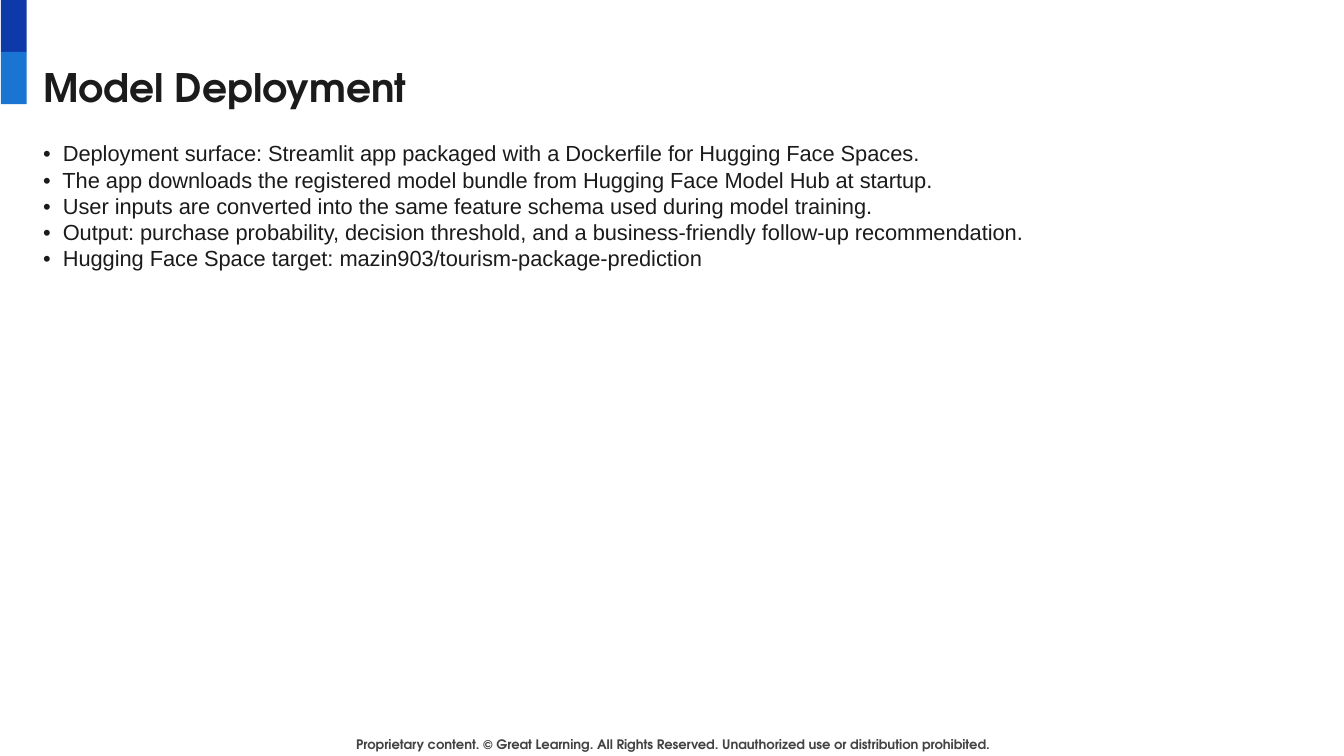
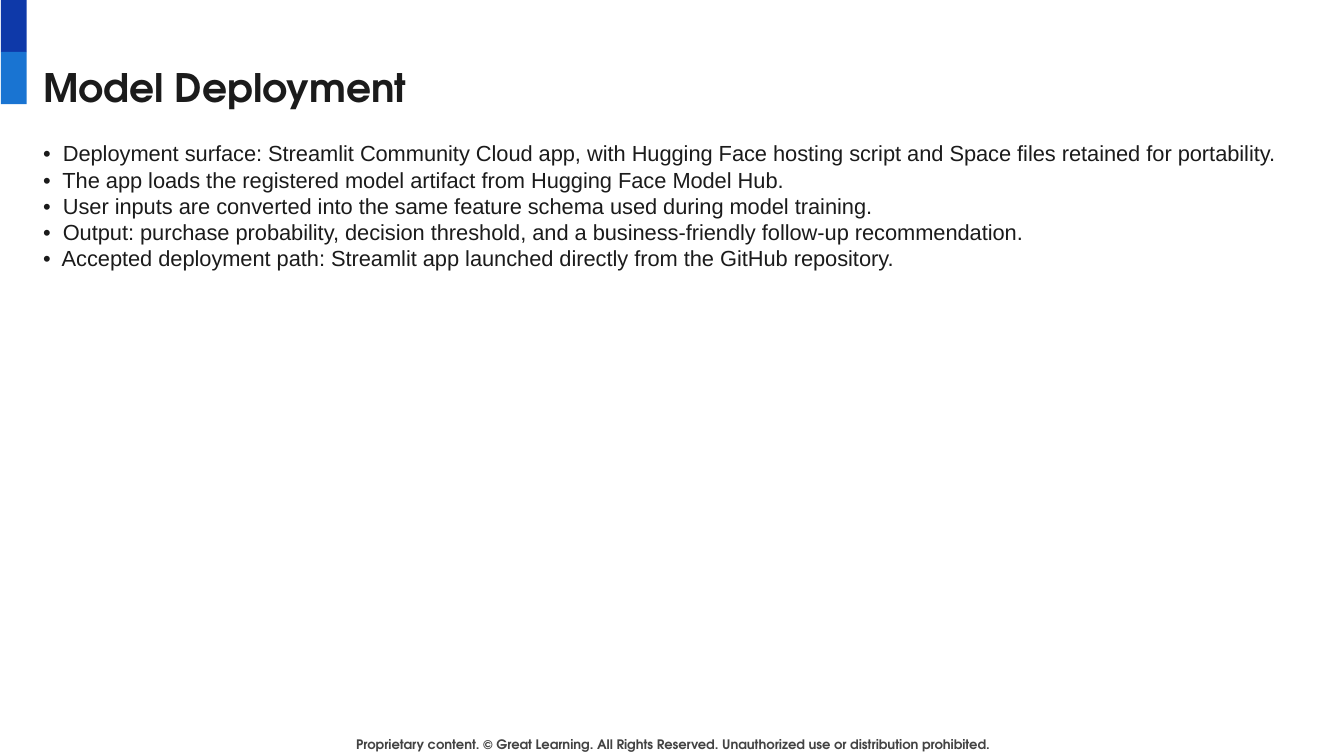
Before and after one commit to mazin903/MLOps-pipeline-on-GitHub, a slide deck: slide 10 of outputs/Tourism_Package_Prediction_MLOps_Presentation.pptx. Drawn at 1344x756 pixels with LibreOffice and Linux fonts; fonts in the diff are those of the drawing; background and template pictures are left out. Boxes give left, top, right and bottom in pixels: in the first picture for what was removed or moved away, otherwise in the second. Text is boxed around its words. In the diff, an @@ line names an element or a change of style, - is before the commit and + after.

Commit message:
Add free deployment path for project app

```diff
--- a/outputs/Tourism_Package_Prediction_MLOps_Presentation.pptx
+++ b/outputs/Tourism_Package_Prediction_MLOps_Presentation.pptx
@@ text at [62,145,1275,192]: text changed @@
-• Deployment surface: Streamlit app packaged with a Dockerfile for Hugging Face Spaces.
-• The app downloads the registered model bundle from Hugging Face Model Hub at startup.
+• Deployment surface: Streamlit Community Cloud app, with Hugging Face hosting script and Space files retained for portability.
+• The app loads the registered model artifact from Hugging Face Model Hub.
@@ text at [62,250,894,271]: text changed @@
-• Hugging Face Space target: mazin903/tourism-package-prediction
+• Accepted deployment path: Streamlit app launched directly from the GitHub repository.
```
Also in this commit, not shown: 3 other slides changed, 15 other files.
